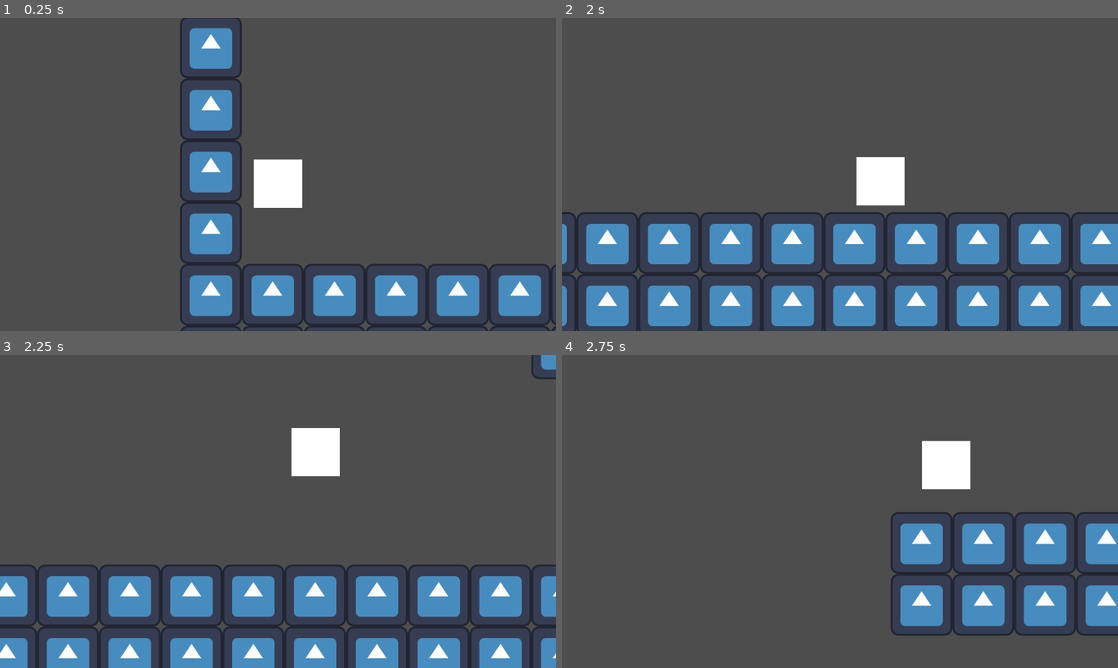
Above: before the commit, frames 1-4 (two rows, left to right).
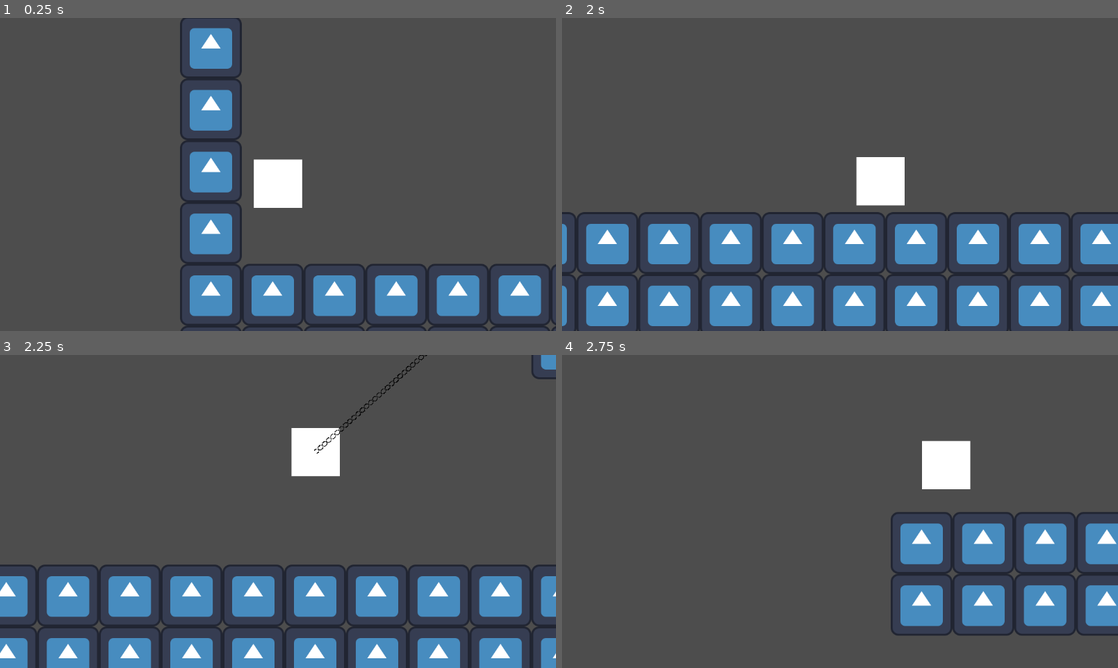
Above: after the commit, the same moments.

Repository: LitheFulminare/Operation-Venulysian
Game: Godot game, scene res://Game scenes/Prototyping.tscn
Same seed, same stepped clock (60 frames per second), same inputs: the game is played once before the commit and once after it. The engine's default icon, where the game draws it, is replaced by a stand-in: a white triangle on a blue panel in a dark square.
Inputs:
- Up to frame 1 (0.25 s): no input
- Up to frame 2 (2 s): hold D (Right) from 0.53 s (still down); tap F (Grappling Hook) at 0.6, 1.55 s; tap W (Up) at 0.77, 1.52 s; tap Shift (Dash) at 1.35 s
- Up to frame 3 (2.25 s): release D (Right) at 2.03 s; hold A (Left) from 2.03 s (still down); tap F (Grappling Hook) at 2.1 s
- Up to frame 4 (2.75 s): keep holding A (Left)

Frames 1-2 are identical in both runs. In frame 3, 0.2% of the frame differs, in the area x 56-77%, y 0-32%; in frame 4, nothing differs.

Commit message:
make chain follow player

Diff:
--- a/Operation Venulysian/Game scenes/Prototyping.tscn
+++ b/Operation Venulysian/Game scenes/Prototyping.tscn
@@ -21,6 +21,10 @@
 [node name="Player" parent="." instance=ExtResource("1_y2bou")]
 position = Vector2(203, 573)
 
+[node name="Line2D" parent="Player/Grappling Hook Controller" index="1"]
+scale = Vector2(1, 1)
+points = PackedVector2Array(69, 55.4286, 198.714, 90.4286)
+
 [node name="TileMapLayer" type="TileMapLayer" parent="."]
 tile_map_data = PackedByteArray("AAAAAAcAAAAAAAAAAAABAAcAAAAAAAAAAAACAAcAAAAAAAAAAAACAAYAAAAAAAAAAAABAAYAAAAAAAAAAAAAAA …(1616 unchanged characters)…
 tile_set = SubResource("TileSet_w2dvv")
@@ -37,4 +41,5 @@
 [node name="CollisionShape2D" parent="Grappling point/Interaction Area" index="0"]
 position = Vector2(-604, 702)
 
+[editable path="Player"]
 [editable path="Grappling point"]
--- a/Operation Venulysian/Player/grappling_hook_controller.gd
+++ b/Operation Venulysian/Player/grappling_hook_controller.gd
@@ -5,6 +5,7 @@
 @export var player: Player
 @export var path_2d: Path2D
 @export var path_follow_2d: PathFollow2D
+@export var line2d: Line2D
 
 @export_group("Parameters")
 @export var player_speed: float = 500
@@ -21,6 +22,8 @@
 		path_2d.curve.set_point_position(0, player.global_position)
 		path_2d.curve.set_point_position(1, current_grappling_hook_position)
 		player.is_in_grappling_hook = true
+		line2d.set_point_position(0, current_grappling_hook_position)
+		print("Grappling point position: " + str(current_grappling_hook_position))
 	else:
 		print("Player used grappling hook outside of range")
 
@@ -28,6 +31,9 @@
 	if path_follow_2d.progress_ratio < 1:
 		path_follow_2d.progress_ratio += player_speed  * delta
 		player.global_position = path_follow_2d.global_position
+		line2d.global_position = Vector2.ZERO
+		line2d.set_point_position(1, player.global_position)
+		print(line2d.get_point_position(1))
 	else:
 		print("Player landed")
 		path_follow_2d.progress_ratio = 0
--- a/Operation Venulysian/Player/player.tscn
+++ b/Operation Venulysian/Player/player.tscn
@@ -29,11 +29,12 @@
 jump_velocity = 450.0
 jump_release_deceleration = 0.35
 
-[node name="Grappling Hook Controller" type="Node" parent="." node_paths=PackedStringArray("player", "path_2d", "path_follow_2d")]
+[node name="Grappling Hook Controller" type="Node" parent="." node_paths=PackedStringArray("player", "path_2d", "path_follow_2d", "line2d")]
 script = ExtResource("3_btcbx")
 player = NodePath("..")
 path_2d = NodePath("Path2D")
 path_follow_2d = NodePath("Path2D/PathFollow2D")
+line2d = NodePath("Line2D")
 player_speed = 1.65
 
 [node name="Path2D" type="Path2D" parent="Grappling Hook Controller"]
@@ -47,7 +48,7 @@
 texture_repeat = 2
 position = Vector2(46, -24.25)
 scale = Vector2(7, 7)
-points = PackedVector2Array(17.7143, -8.82143, -23.5714, -17.8214, -70, -32.5357, -100.714, -58.1071)
+points = PackedVector2Array(78.4286, -71.5357, 0, 0)
 texture = ExtResource("4_gwnis")
 texture_mode = 1
 
Not shown: 1 places in Operation Venulysian/Player/player.tscn that only renumber resources
